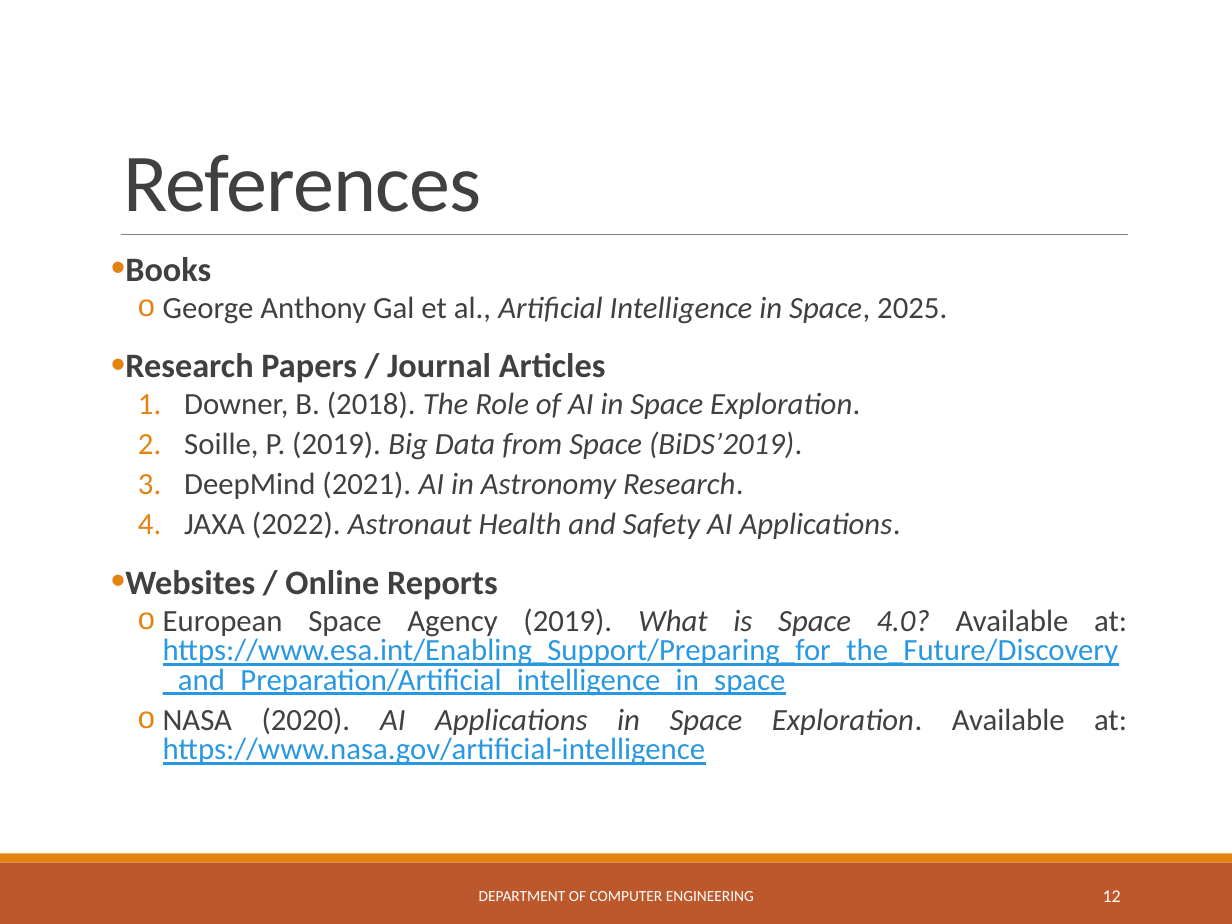
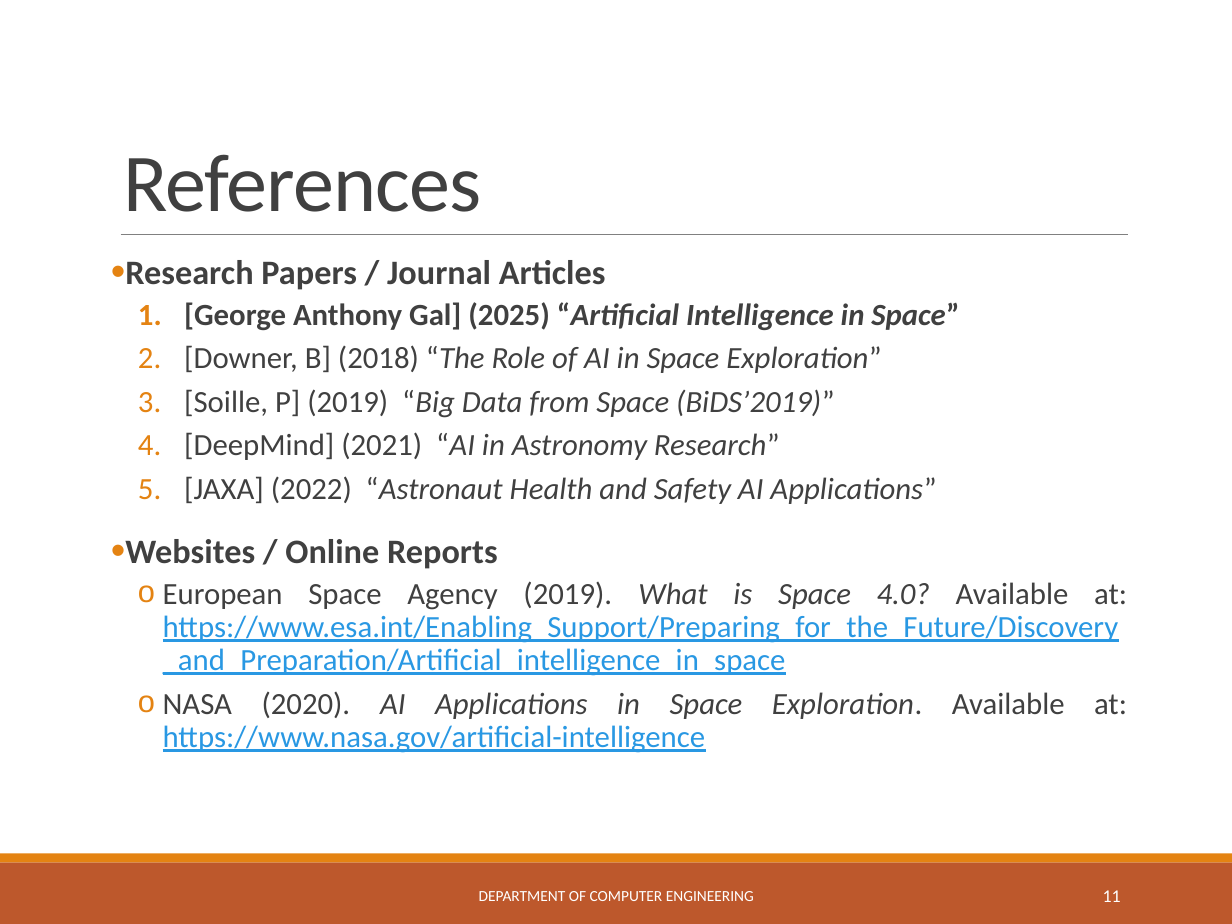
Before and after one commit to ShantanuGV/Websites, a slide deck: slide 11 of 132_AI_in_space.pptx (slide 12 before the commit). Drawn at 1232x924 pixels with LibreOffice and Linux fonts; fonts in the diff are those of the drawing. Boxes give left, top, right and bottom in pixels: in the first picture for what was removed or moved away, otherwise in the second. Text is boxed around its words. In the diff, an @@ line names an element or a change of style, - is before the commit and + after.

```diff
--- a/132_AI_in_space.pptx
+++ b/132_AI_in_space.pptx
@@ text at bbox=[125, 257, 947, 324]: paragraphs removed @@
-• Books
-  o George Anthony Gal et al., Artificial Intelligence in Space, 2025.
@@ text at bbox=[125, 260, 1127, 753]: line spacing 0.8 to 0.9 @@
@@ text at bbox=[184, 302, 959, 504]: text changed @@
-  1. Downer, B. (2018). The Role of AI in Space Exploration.
-  2. Soille, P. (2019). Big Data from Space (BiDS’2019).
-  3. DeepMind (2021). AI in Astronomy Research.
-  4. JAXA (2022). Astronaut Health and Safety AI Applications.
+  1. [George Anthony Gal] (2025) “Artificial Intelligence in Space”
+  2. [Downer, B] (2018) “The Role of AI in Space Exploration”
+  3. [Soille, P] (2019) “Big Data from Space (BiDS’2019)”
+  4. [DeepMind] (2021) “AI in Astronomy Research”
+  5. [JAXA] (2022) “Astronaut Health and Safety AI Applications”
@@ page number at bbox=[1103, 890, 1121, 902]: text changed @@
-12
+11
```
Also in this commit, not shown: 5 other slides changed, 1 slide removed.
